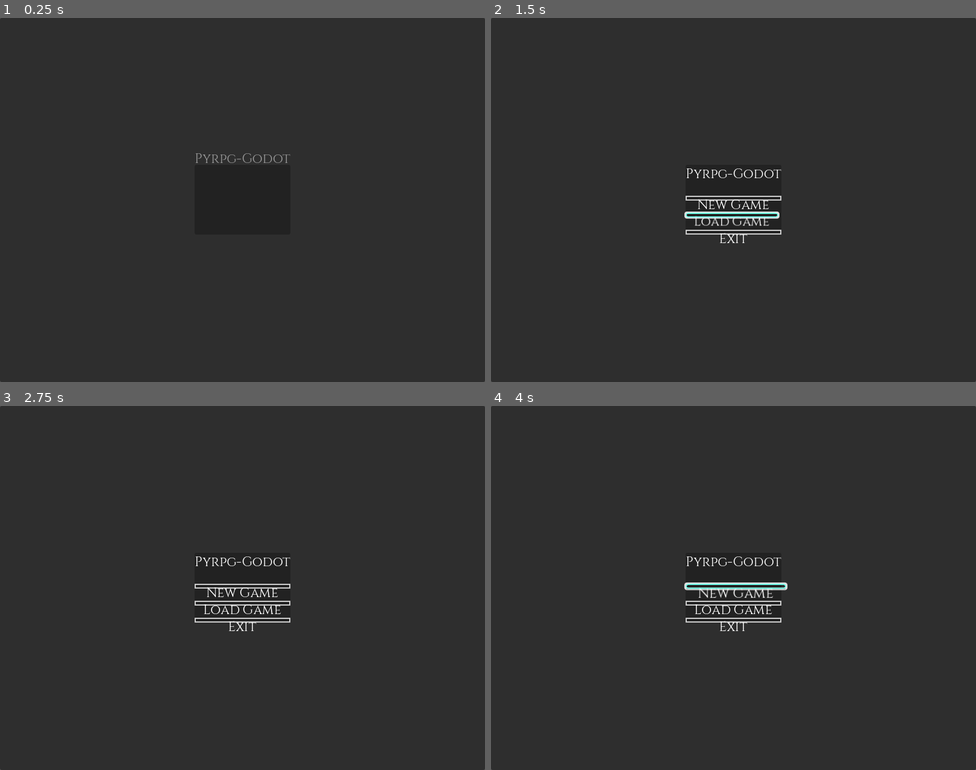
Above: before the commit, frames 1-4 (two rows, left to right).
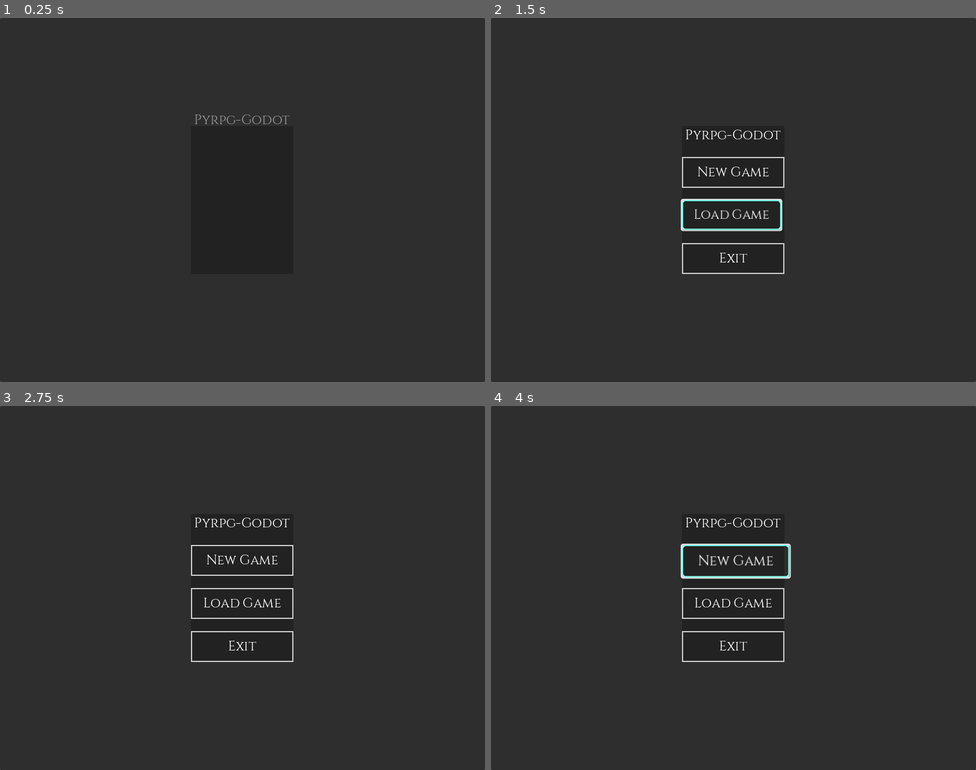
Above: after the commit, the same moments.

Repository: matt-taylor-git/godot-rpg-refactor
Game: Godot game, scene res://scenes/main.tscn
Same seed, same stepped clock (60 frames per second), same inputs: the game is played once before the commit and once after it.
Inputs (mouse positions are in pixels of both pictures, inside the frame that each line leads up to):
- Up to frame 1 (0.25 s): no input
- Up to frame 2 (1.5 s): tap Enter at 0.5 s; move the mouse to (840, 181) at 0.52 s; hold Shift 0.53-1.25 s; click (840, 181) at 0.67 s; tap Space at 0.77 s; click "Load Game" at 1.25 s
- Up to frame 3 (2.75 s): click "Slot 1: [Empty]" at 2 s
- Up to frame 4 (4 s): click "New Game" at 2.75 s; click "New Game" at 3.5 s

The runs differ from the first frame. In frame 1, 0.3% of the frame differs, in the area x 40-60%, y 26-40%; in frame 2, 1.8%; in frame 3, 1.5%; in frame 4, 2.0%, in the area x 39-62%, y 30-71%.

Commit message:
Fix button clickable area and add debug output
This commit fixes the issue where only the top of buttons was clickable:

1. **Calculate proper minimum size:**
   - Get actual font size from theme to calculate text dimensions
   - Set custom_minimum_size based on calculated text size + padding
   - Ensure minimum 100px width and 44px height (WCAG)

2. **Deferred sizing update:**
   - Added _finalize_sizing() called deferred to ensure layout updates
   - Explicitly call update_minimum_size() to force button to respect custom_minimum_size

3. **Debug output:**
   - Added debug prints to track button sizing
   - Added _on_pressed_debug() to verify pressed signal is emitted
   - Added debug output in _resize_children() to track child sizing

The root cause was that clearing self.text caused the Button to calculate
a very small size, and custom_minimum_size wasn't being properly applied
without an explicit update_minimum_size() call.

Diff:
--- a/scripts/components/UIButton.gd
+++ b/scripts/components/UIButton.gd
@@ -47,13 +47,43 @@
 func _ready():
 	# Store the Button's text before we clear it (to prevent double rendering)
 	button_text = self.text
-	self.text = ""  # Clear Button's text so it doesn't render (we use custom Label)
 
 	# Make button flat so it doesn't draw its own background (we use custom nodes)
 	flat = true
 
 	# Create child nodes if they don't exist
 	_create_child_nodes()
+
+	# Initialize label with our text
+	_update_label()
+
+	# IMPORTANT: Set a reasonable minimum size to ensure button is clickable
+	# We calculate this based on the label's text
+	var text_size = Vector2.ZERO
+	if label and not button_text.is_empty():
+		# Get font from theme or use default
+		var font = label.get_theme_font("font")
+		var font_size = label.get_theme_font_size("font_size")
+		if font and font_size > 0:
+			text_size = font.get_string_size(button_text, HORIZONTAL_ALIGNMENT_LEFT, -1, font_size)
+		else:
+			# Fallback: estimate based on character count
+			text_size = Vector2(button_text.length() * 10, 20)
+
+	# Set custom minimum size with padding
+	var min_size = Vector2(
+		max(100, text_size.x + 40),  # At least 100px wide, plus padding
+		max(44, text_size.y + 20)     # WCAG minimum 44px height
+	)
+	custom_minimum_size = min_size
+
+	print("UIButton '", button_text, "' calculated min_size: ", min_size)
+
+	# Now clear Button's text so it doesn't render (we use custom Label)
+	self.text = ""
+
+	# Queue a deferred update to ensure sizing is applied
+	call_deferred("_finalize_sizing")
 
 	# Connect to Button's built-in signals
 	connect("mouse_entered", Callable(self, "_on_mouse_entered"))
@@ -62,6 +92,7 @@
 	connect("focus_exited", Callable(self, "_on_focus_exited"))
 	connect("button_down", Callable(self, "_on_button_down"))
 	connect("button_up", Callable(self, "_on_button_up"))
+	connect("pressed", Callable(self, "_on_pressed_debug"))
 
 	# Set up input handling
 	set_focus_mode(FOCUS_ALL)
@@ -70,20 +101,24 @@
 	original_scale = scale
 	original_modulate = modulate
 
-	# Initialize - use our custom button_text property
-	_update_label()
+	# Apply theme and update state
 	_apply_theme()
 	_update_state()
 
-	# Size and position child nodes to match button size
-	call_deferred("_resize_children")
-
 	# Connect to resized signal to keep children sized correctly
 	connect("resized", Callable(self, "_resize_children"))
+
+func _finalize_sizing():
+	# Called deferred to ensure sizing is applied
+	update_minimum_size()
+	print("UIButton '", button_text, "' after sizing - size: ", size, " custom_minimum_size: ", custom_minimum_size)
+	# Resize children to match
+	_resize_children()
 
 func _resize_children():
 	# Ensure child nodes match button's size
 	var button_size = size
+	print("UIButton '", button_text, "' _resize_children called, size: ", button_size)
 
 	if background:
 		background.position = Vector2.ZERO
@@ -297,6 +332,9 @@
 		is_pressed = false
 		_update_state()
 
+func _on_pressed_debug():
+	print("UIButton '", button_text, "' pressed signal emitted!")
+
 func _update_focus_indicator():
 	# Show/hide focus indicator based on focus state and accessibility needs
 	if focus_indicator:
